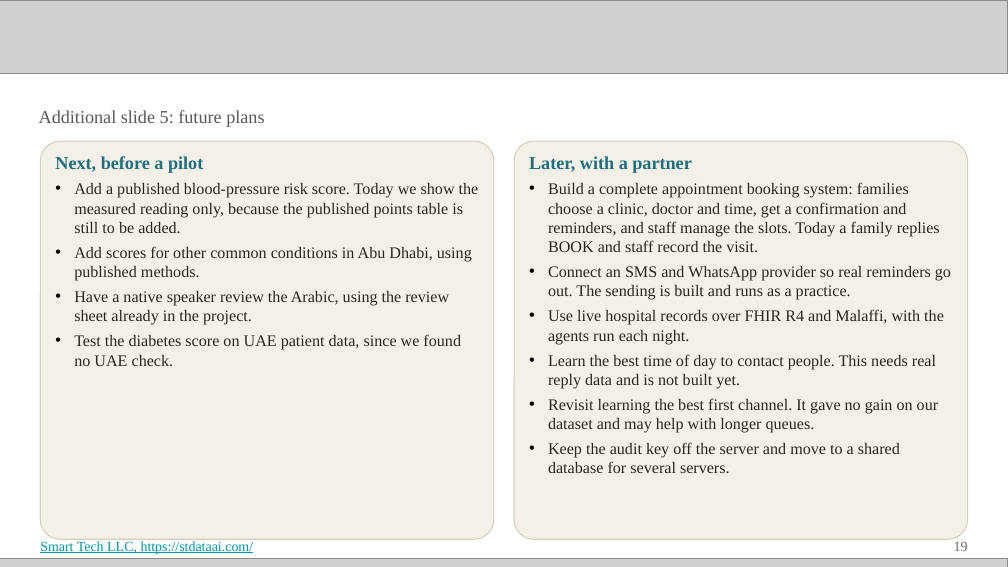
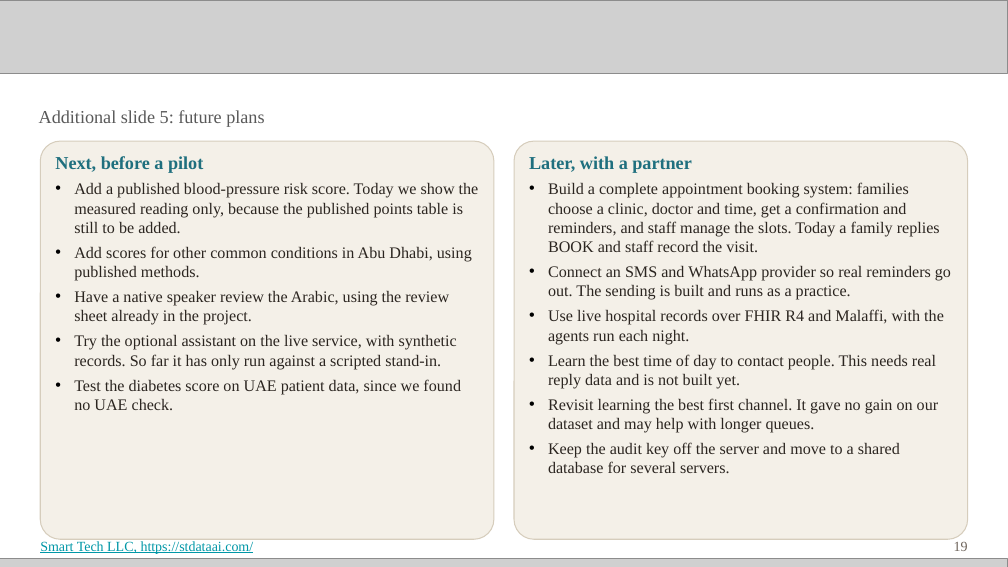
Before and after one commit to Smarttechk/Hack2Skill_Precision-Prevention, a slide deck: slide 19 of docs/Submission_Deck.pptx. Drawn at 1008x567 pixels with LibreOffice and Linux fonts; fonts in the diff are those of the drawing; grey boxes stand for pictures. Boxes give left, top, right and bottom in pixels: in the first picture for what was removed or moved away, otherwise in the second. Text is boxed around its words. In the diff, an @@ line names an element or a change of style, - is before the commit and + after.

```diff
--- a/docs/Submission_Deck.pptx
+++ b/docs/Submission_Deck.pptx
@@ text at <box>74,335,457,370</box>: paragraph added @@
+• Try the optional assistant on the live service, with synthetic records. So far it has only run against a scripted stand-in.
```
Also in this commit, not shown: 2 other slides changed, 3 other files.
